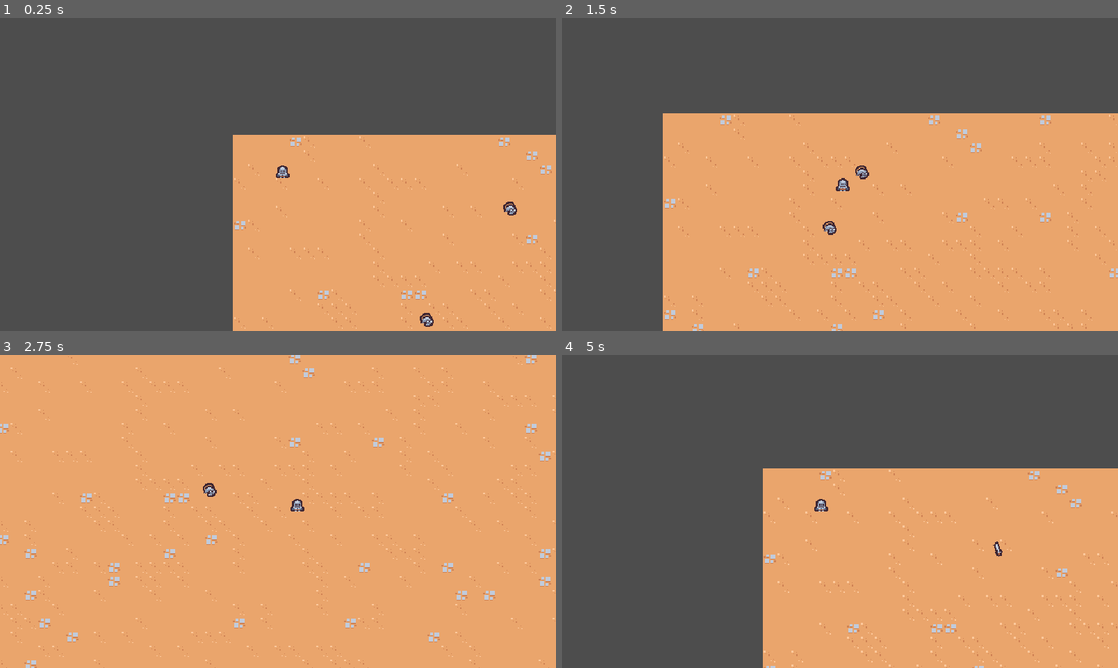
Above: before the commit, frames 1-4 (two rows, left to right).
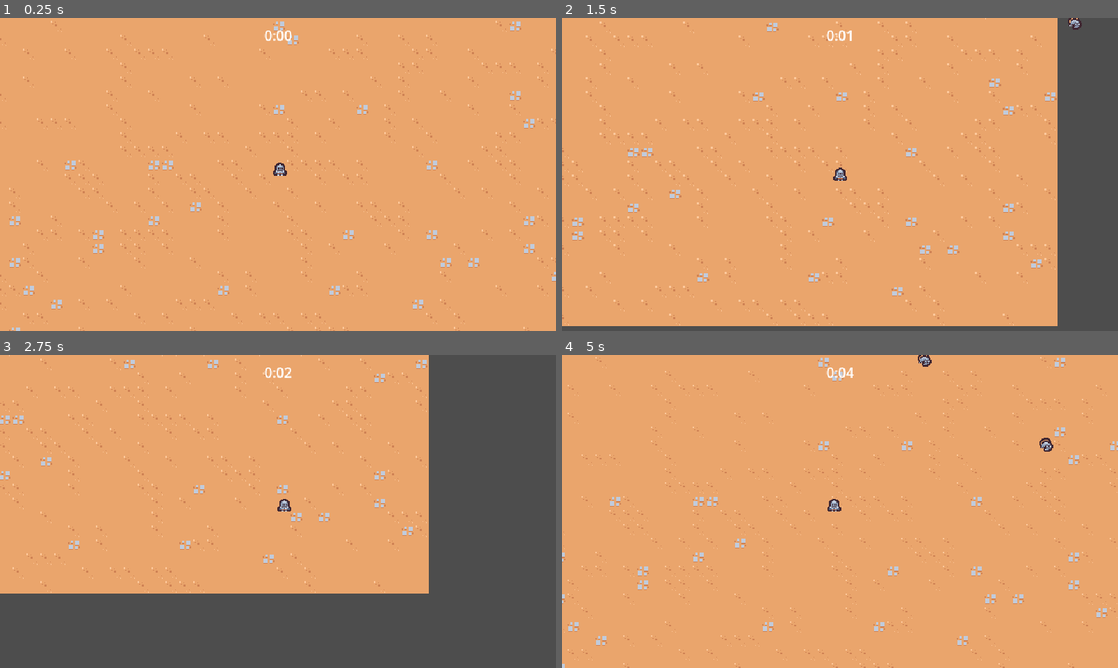
Above: after the commit, the same moments.

Repository: miyanokomiya/godot-study-1
Game: Godot game, scene res://scenes/main/main.tscn
Two runs of this game, one before a commit and one after it. Both use one fixed random seed, a clock stepped at 60 frames per second and the inputs below.
Inputs:
- Up to frame 1 (0.25 s): no input
- Up to frame 2 (1.5 s): hold D (move_right) 0.53-1.28 s; hold S (move_down) from 1.28 s (still down)
- Up to frame 3 (2.75 s): release S (move_down) at 2.03 s; hold D (move_right) from 2.03 s (still down)
- Up to frame 4 (5 s): release D (move_right) at 2.78 s; hold W (move_up) 2.78-3.53 s; hold A (move_left) from 3.53 s (still down)

The runs differ from the first frame. In frame 1, 65% of the frame differs, in the area x 0-100%, y 0-100%; in frame 2, 51%; in frame 3, 44%; in frame 4, 61%.

Commit message:
-15. Creating the Game Loop Foundation

Diff:
--- a/project.godot
+++ b/project.godot
@@ -14,6 +14,10 @@
 run/main_scene="res://scenes/main/main.tscn"
 config/features=PackedStringArray("4.0", "Forward Plus")
 config/icon="res://icon.svg"
+
+[debug]
+
+gdscript/warnings/unused_parameter=0
 
 [display]
 
@@ -55,6 +59,7 @@
 2d_physics/layer_1="Terrain"
 2d_physics/layer_2="Player"
 2d_physics/layer_3="Enemy"
+2d_physics/layer_4="EnemyCollision"
 
 [rendering]
 
--- a/scenes/basic_enemy/basic_enemy.gd
+++ b/scenes/basic_enemy/basic_enemy.gd
@@ -1,6 +1,6 @@
 extends CharacterBody2D
 
-const MAX_SPEED = 75
+const MAX_SPEED = 40
 
 # Called when the node enters the scene tree for the first time.
 func _ready():
--- a/scenes/basic_enemy/basic_enemy.tscn
+++ b/scenes/basic_enemy/basic_enemy.tscn
@@ -10,7 +10,9 @@
 radius = 5.0
 
 [node name="BasicEnemy" type="CharacterBody2D" groups=["enemy"]]
-collision_layer = 0
+collision_layer = 8
+collision_mask = 9
+motion_mode = 1
 script = ExtResource("1_2xybb")
 
 [node name="Area2D" type="Area2D" parent="."]
--- a/scenes/game_camera/game_camera.gd
+++ b/scenes/game_camera/game_camera.gd
@@ -11,7 +11,7 @@
 # Called every frame. 'delta' is the elapsed time since the previous frame.
 func _process(delta):
 	self.acquire_target()
-	self.global_position = self.global_position.lerp(target_position, 1.0 - exp(-delta * 10))
+	self.global_position = self.global_position.lerp(target_position, 1.0 - exp(-delta * 20))
 
 
 func acquire_target():
--- a/scenes/main/main.tscn
+++ b/scenes/main/main.tscn
@@ -1,11 +1,20 @@
-[gd_scene load_steps=5 format=3 uid="uid://dq1jxis7pud8c"]
+[gd_scene load_steps=7 format=3 uid="uid://dq1jxis7pud8c"]
 
 [ext_resource type="PackedScene" uid="uid://c6nrnolej3hyv" path="res://scenes/game_camera/game_camera.tscn" id="1_c44i3"]
 [ext_resource type="PackedScene" uid="uid://bqsgda6gteqqd" path="res://scenes/player/player.tscn" id="1_kb5px"]
+[ext_resource type="PackedScene" uid="uid://14wfq2cgq66t" path="res://scenes/ui/arena_time_ui.tscn" id="1_p0ewf"]
+[ext_resource type="PackedScene" uid="uid://cu6mchxu0361u" path="res://scenes/manager/enemy_manager.tscn" id="1_r0okk"]
 [ext_resource type="TileSet" uid="uid://c4d54khj2ya4n" path="res://resources/tileset.tres" id="1_uw8xk"]
-[ext_resource type="PackedScene" uid="uid://pm16ltuvi02r" path="res://scenes/basic_enemy/basic_enemy.tscn" id="4_ns3bv"]
+[ext_resource type="PackedScene" uid="uid://6dkv8le0fl8r" path="res://scenes/manager/arena_time_manager.tscn" id="2_e33co"]
 
 [node name="Main" type="Node"]
+
+[node name="AreaTimeUI" parent="." node_paths=PackedStringArray("arena_time_manager") instance=ExtResource("1_p0ewf")]
+arena_time_manager = NodePath("../ArenaTimeManager")
+
+[node name="ArenaTimeManager" parent="." instance=ExtResource("2_e33co")]
+
+[node name="EnemyManager" parent="." instance=ExtResource("1_r0okk")]
 
 [node name="GameCamera" parent="." instance=ExtResource("1_c44i3")]
 
@@ -15,10 +24,4 @@
 layer_0/tile_data = PackedInt32Array(262149, 0, 4, 262148, 0, 4, 262147, 0, 4, 262146, 0, 4, 196610, 0, 4, 131075, 0, 4 …(15544 unchanged characters)…
 
 [node name="Player" parent="." instance=ExtResource("1_kb5px")]
-position = Vector2(57, 50)
-
-[node name="BasicEnemy" parent="." instance=ExtResource("4_ns3bv")]
-position = Vector2(237, 230)
-
-[node name="BasicEnemy2" parent="." instance=ExtResource("4_ns3bv")]
-position = Vector2(338, 92)
+position = Vector2(345, 196)
--- /dev/null
+++ b/scenes/manager/arena_time_manager.gd
@@ -0,0 +1,8 @@
+extends Node
+
+
+@onready var timer = $Timer
+
+
+func get_time_elapsed():
+	return timer.wait_time - timer.time_left
--- /dev/null
+++ b/scenes/manager/arena_time_manager.tscn
@@ -0,0 +1,11 @@
+[gd_scene load_steps=2 format=3 uid="uid://6dkv8le0fl8r"]
+
+[ext_resource type="Script" path="res://scenes/manager/arena_time_manager.gd" id="1_y5edo"]
+
+[node name="ArenaTimeManager" type="Node"]
+script = ExtResource("1_y5edo")
+
+[node name="Timer" type="Timer" parent="."]
+wait_time = 60.0
+one_shot = true
+autostart = true
--- /dev/null
+++ b/scenes/manager/enemy_manager.gd
@@ -0,0 +1,23 @@
+extends Node
+
+const SPAWN_RADIUS = 370
+
+@export var basic_enemy_scene: PackedScene
+
+
+# Called when the node enters the scene tree for the first time.
+func _ready():
+	$Timer.timeout.connect(on_timer_timeout)
+
+
+func on_timer_timeout():
+	var player = self.get_tree().get_first_node_in_group("player") as Node2D
+	if player == null:
+		return
+
+	var random_direction = Vector2.RIGHT.rotated(randf_range(0, TAU))
+	var spawn_position = player.global_position + (random_direction * SPAWN_RADIUS)
+
+	var enemy = basic_enemy_scene.instantiate() as Node2D
+	self.get_parent().add_child(enemy)
+	enemy.global_position = spawn_position
--- /dev/null
+++ b/scenes/manager/enemy_manager.tscn
@@ -0,0 +1,11 @@
+[gd_scene load_steps=3 format=3 uid="uid://cu6mchxu0361u"]
+
+[ext_resource type="Script" path="res://scenes/manager/enemy_manager.gd" id="1_lf5ed"]
+[ext_resource type="PackedScene" uid="uid://pm16ltuvi02r" path="res://scenes/basic_enemy/basic_enemy.tscn" id="2_xfgfn"]
+
+[node name="EnemyManager" type="Node"]
+script = ExtResource("1_lf5ed")
+basic_enemy_scene = ExtResource("2_xfgfn")
+
+[node name="Timer" type="Timer" parent="."]
+autostart = true
--- a/scenes/player/player.gd
+++ b/scenes/player/player.gd
@@ -1,6 +1,7 @@
 extends CharacterBody2D
 
-const MAX_SPEED = 200
+const MAX_SPEED = 125
+const ACCELERATION_SMOOTHING = 25
 
 
 # Called when the node enters the scene tree for the first time.
@@ -12,7 +13,8 @@
 func _process(delta):
 	var movement_vector = self.get_movement_vector()
 	var direction = movement_vector.normalized()
-	self.velocity = direction * MAX_SPEED
+	var target_velocity = direction * MAX_SPEED
+	self.velocity = self.velocity.lerp(target_velocity, 1 - exp(-delta * ACCELERATION_SMOOTHING))
 	self.move_and_slide()
 
 
--- a/scenes/player/player.tscn
+++ b/scenes/player/player.tscn
@@ -9,6 +9,7 @@
 
 [node name="Player" type="CharacterBody2D" groups=["player"]]
 collision_layer = 0
+motion_mode = 1
 script = ExtResource("1_4o8x7")
 
 [node name="AbilityManager" type="Node" parent="."]
--- /dev/null
+++ b/scenes/ui/arena_time_ui.gd
@@ -0,0 +1,17 @@
+extends CanvasLayer
+
+@export var arena_time_manager: Node
+@onready var label = $%Label
+
+func _process(delta):
+	if arena_time_manager == null:
+		return
+
+	var time_elapsed = arena_time_manager.get_time_elapsed()
+	label.text = self.format_seconds_to_string(time_elapsed)
+
+
+func format_seconds_to_string(seconds: float) -> String:
+	var minutes = floor(seconds / 60)
+	var remaining_seconds = seconds - (minutes * 60)
+	return str(minutes) + ":" + ("%02d" % floor(remaining_seconds))
--- /dev/null
+++ b/scenes/ui/arena_time_ui.tscn
@@ -0,0 +1,22 @@
+[gd_scene load_steps=2 format=3 uid="uid://14wfq2cgq66t"]
+
+[ext_resource type="Script" path="res://scenes/ui/arena_time_ui.gd" id="1_y4cj7"]
+
+[node name="ArenaTimeUI" type="CanvasLayer"]
+script = ExtResource("1_y4cj7")
+
+[node name="MarginContainer" type="MarginContainer" parent="."]
+anchors_preset = 15
+anchor_right = 1.0
+anchor_bottom = 1.0
+grow_horizontal = 2
+grow_vertical = 2
+mouse_filter = 2
+theme_override_constants/margin_top = 8
+
+[node name="Label" type="Label" parent="MarginContainer"]
+unique_name_in_owner = true
+layout_mode = 2
+size_flags_horizontal = 4
+size_flags_vertical = 0
+text = "Test"
